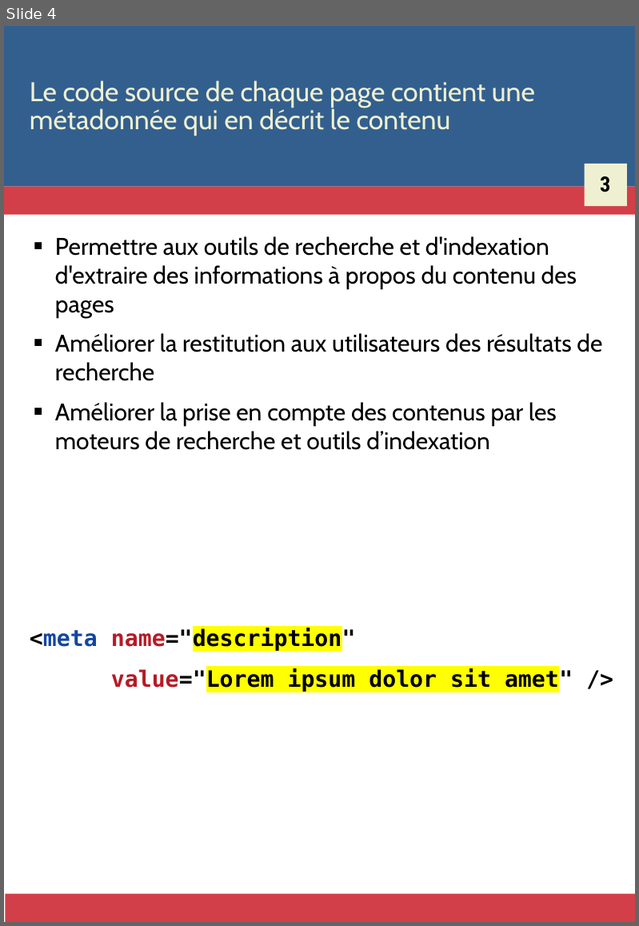
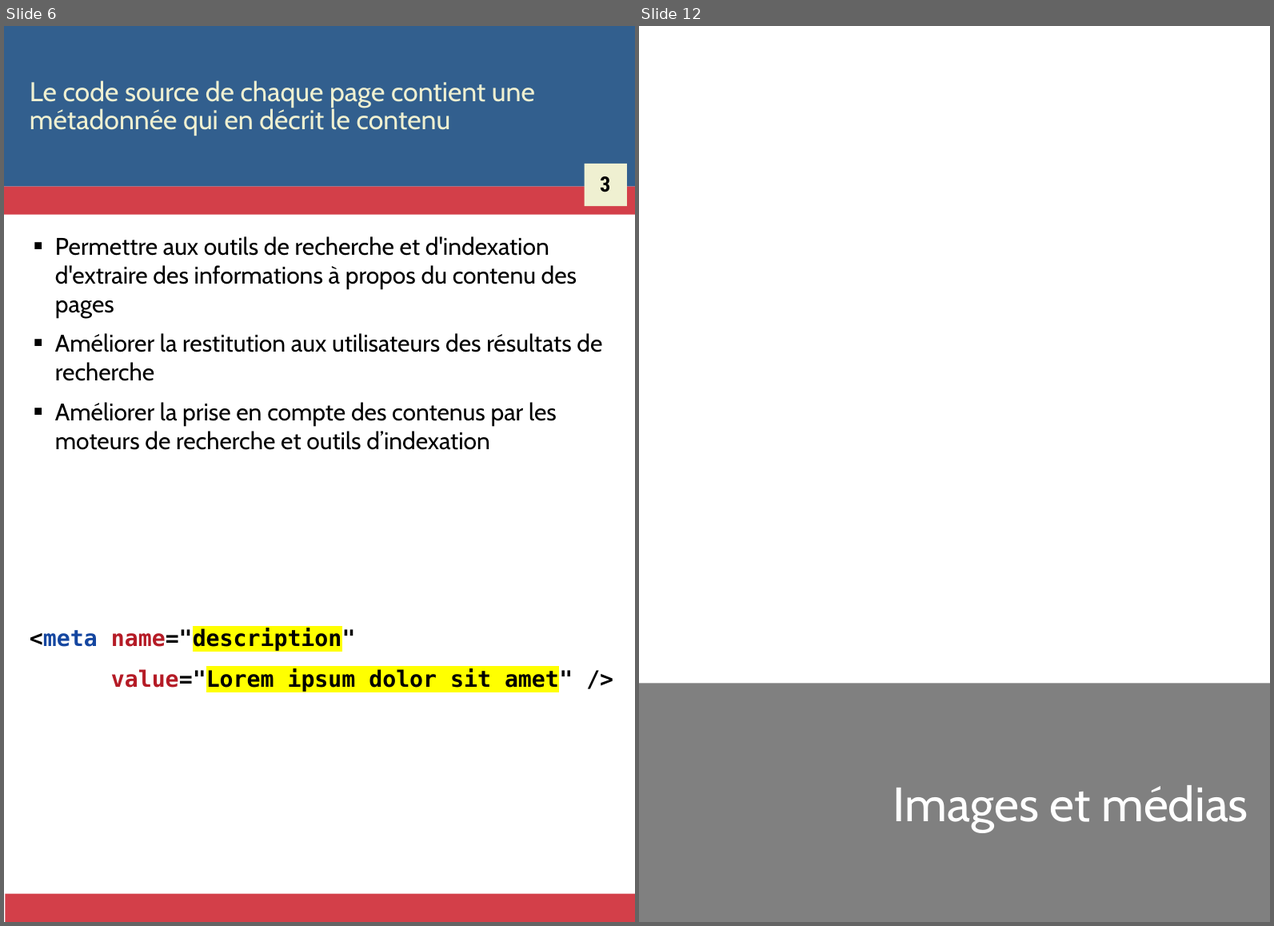
Before and after one commit to Zigazou/bonnes-pratiques-illustrees, a slide deck: bonnes-pratiques.odp. Shown side by side, each under a label of ours: slide 4 before the commit, slides 6 and 12 after it; the slides between them are not shown. The pictures are 639x926 and 1274x926 pixels, drawn with LibreOffice and Linux fonts; fonts in the diff are those of the drawing. Boxes give left, top, right and bottom in pixels: in the first picture for what was removed or moved away, otherwise in the second. Text is boxed around its words. In the diff, an @@ line names an element or a change of style, - is before the commit and + after.

```diff
--- a/bonnes-pratiques.odp
+++ b/bonnes-pratiques.odp
@@ slide 12 added at (x1=639, y1=26, x2=1270, y2=922), background #FFFFFF @@
@@ rectangle added at (x1=639, y1=682, x2=1270, y2=920), fill #808080 @@
@@ title added at (x1=893, y1=785, x2=1249, y2=832), 32 pt, text #FFFFFF @@
+Images et médias
@@ what was slide 4 is now slide 6 @@
```
Also in this commit, not shown: 3 slides changed, 15 other slides added, 30 other files.
